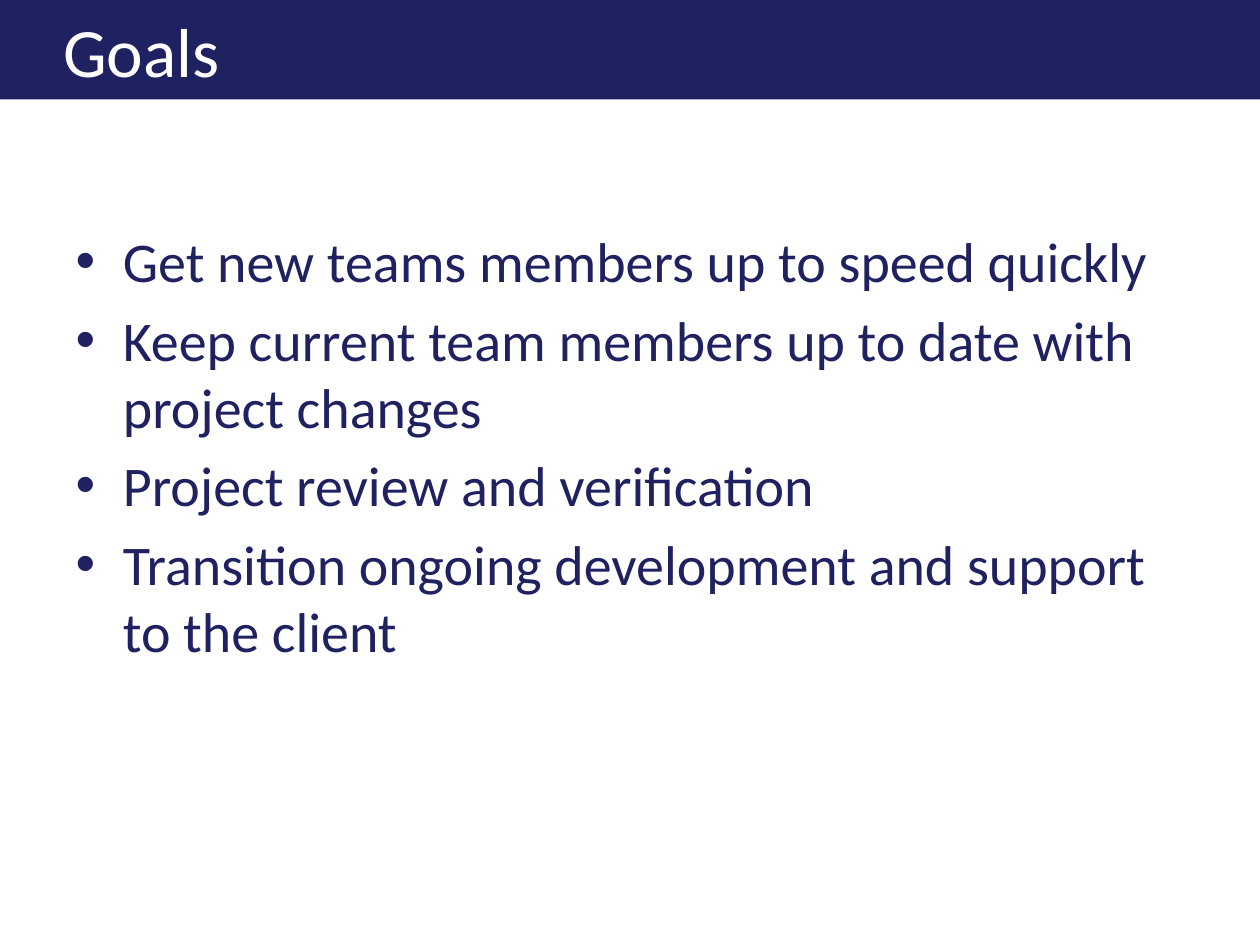
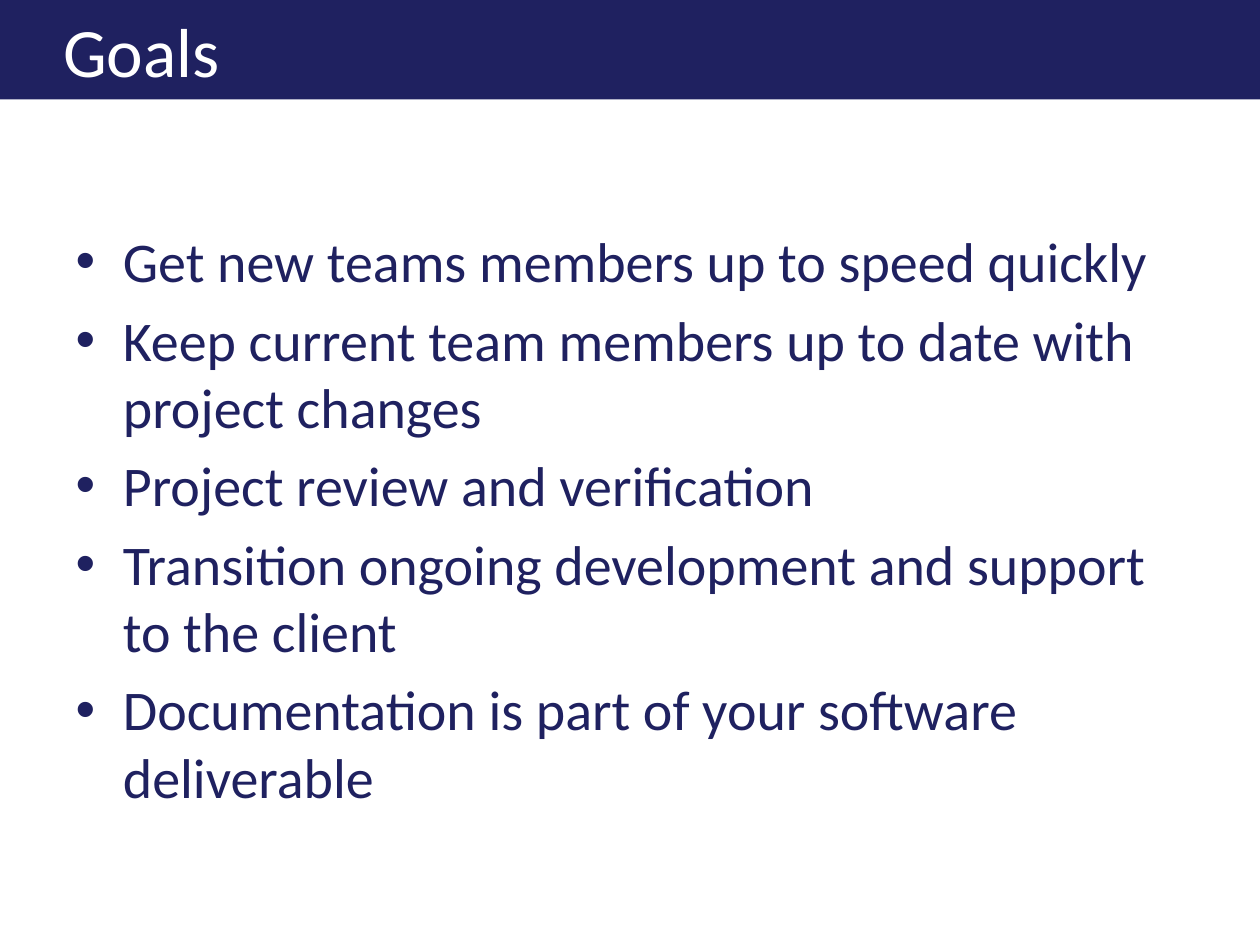
Before and after one commit to jkwuc89/Presentations, a slide deck: slide 5 of Effectively Documenting your Development Project.pptx. Drawn at 1260x945 pixels with LibreOffice and Linux fonts; fonts in the diff are those of the drawing; background and template pictures are left out. Boxes give left, top, right and bottom in pixels: in the first picture for what was removed or moved away, otherwise in the second. Text is boxed around its words. In the diff, an @@ line names an element or a change of style, - is before the commit and + after.

```diff
--- a/Effectively Documenting your Development Project.pptx
+++ b/Effectively Documenting your Development Project.pptx
@@ text at [123,691,1017,799]: paragraph added @@
+• Documentation is part of your software deliverable
```
Also in this commit, not shown: 2 other slides changed.
